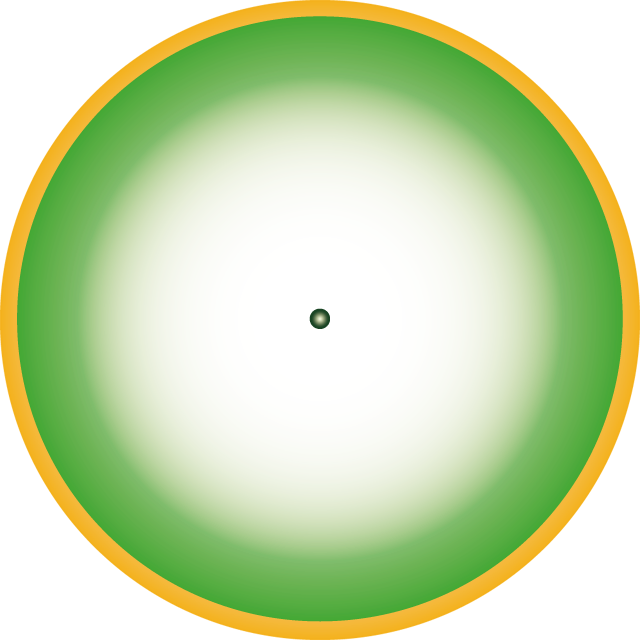
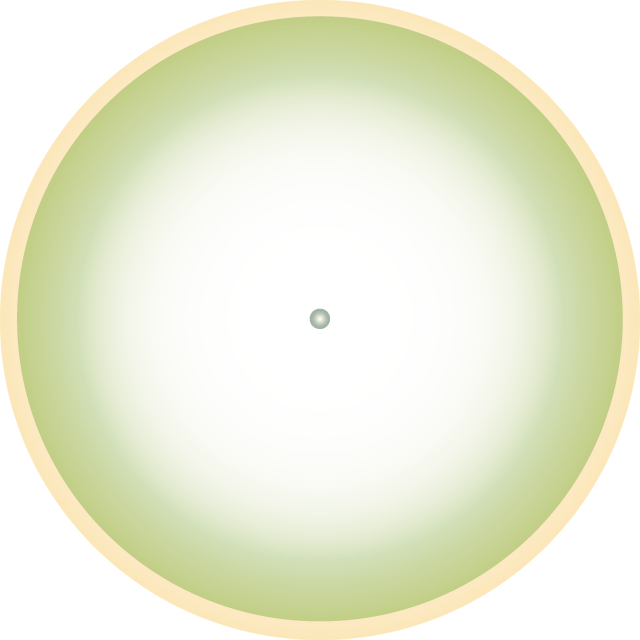
Revision of a layered 640 x 640 image; what changed, layer by layer:
moved "レイヤー 1" above "sonar" over [0, 0, 640, 640]
